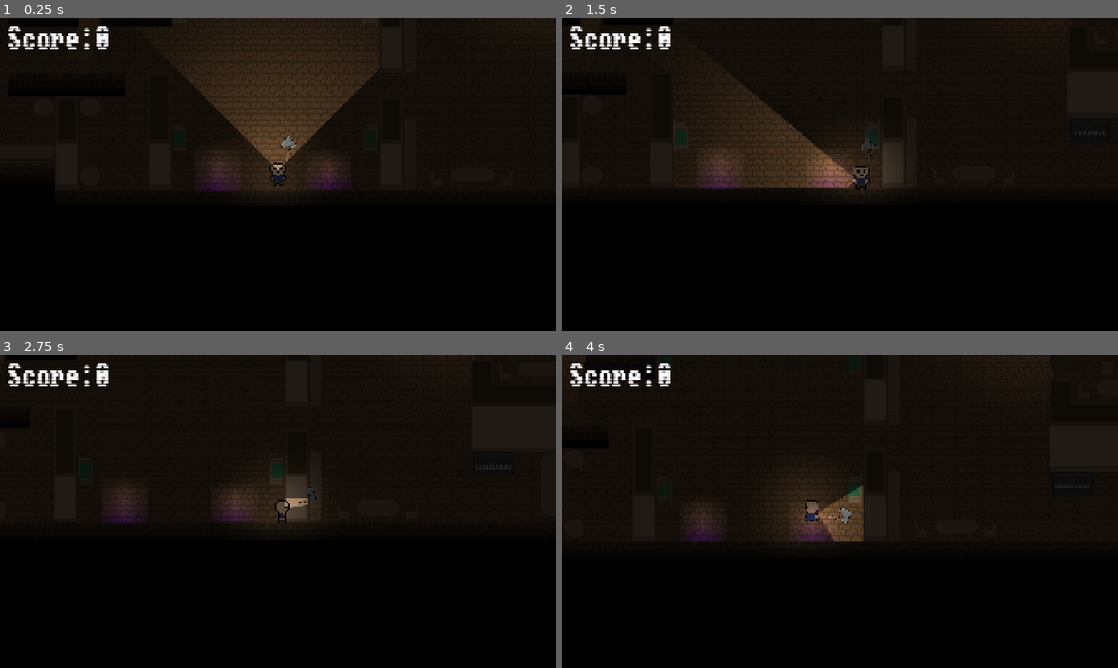
Above: before the commit, frames 1-4 (two rows, left to right).
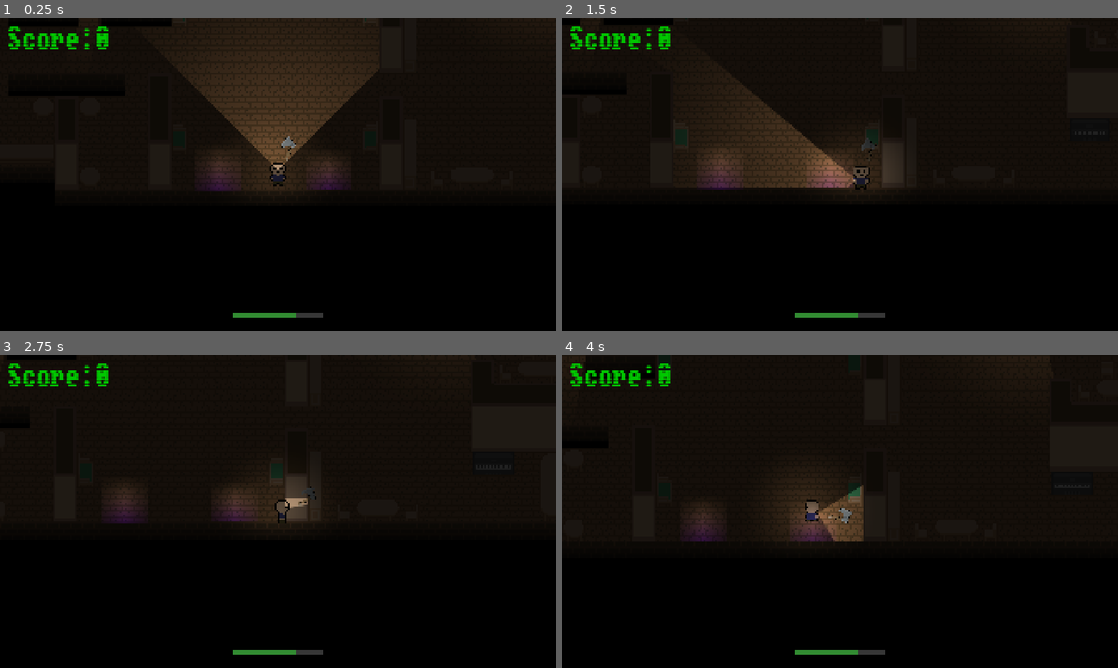
Above: after the commit, the same moments.

Repository: c-bejar/Night-of-the-Black-Spirits
Game: Godot game, scene res://Areas/House/house.tscn
Two runs of this game, one before a commit and one after it. Both use one fixed random seed, a clock stepped at 60 frames per second and the inputs below.
Inputs (mouse positions are in pixels of both pictures, inside the frame that each line leads up to):
- Up to frame 1 (0.25 s): no input
- Up to frame 2 (1.5 s): tap Enter at 0.5 s; move the mouse to (962, 158) at 0.52 s; hold D (move_right) 0.53-1.28 s; click (962, 158) at 0.6 s; move the mouse to (728, 190) at 1.27 s; hold S (move_down) from 1.28 s (still down); click (728, 190) at 1.35 s
- Up to frame 3 (2.75 s): move the mouse to (333, 442) at 2.02 s; release S (move_down) at 2.03 s; hold D (move_right) from 2.03 s (still down); click (333, 442) at 2.1 s
- Up to frame 4 (4 s): move the mouse to (812, 574) at 2.77 s; release D (move_right) at 2.78 s; hold W (move_up) 2.78-3.53 s; click (812, 574) at 2.85 s; move the mouse to (1006, 558) at 3.52 s; hold A (move_left) from 3.53 s (still down); click (1006, 558) at 3.6 s

The runs differ from the first frame. In frame 1, 0.9% of the frame differs, in the area x 1-59%, y 2-96%; in frame 2, 0.9%; in frame 3, 0.9%; in frame 4, 0.9%.

Commit message:
add: score sfx and health bar

Diff:
--- a/Globals/ui.tscn
+++ b/Globals/ui.tscn
@@ -1,44 +1,88 @@
-[gd_scene load_steps=7 format=3 uid="uid://of2qqr8hlr2t"]
+[gd_scene load_steps=10 format=3 uid="uid://of2qqr8hlr2t"]
 
 [ext_resource type="FontFile" uid="uid://dyqvbju0fm2sm" path="res://Fonts/Workbench-Regular-VariableFont_BLED,SCAN.ttf" id="1_1sxe1"]
 [ext_resource type="AudioStream" uid="uid://dqurm7xsc18tw" path="res://Sounds/Ambience.wav" id="1_qiwnj"]
 [ext_resource type="Script" uid="uid://c77a6fjygpaj5" path="res://Globals/ui.gd" id="1_vat5q"]
 [ext_resource type="AudioStream" uid="uid://cadxp4qwcgd5f" path="res://Sounds/menu.wav" id="2_pougl"]
 [ext_resource type="AudioStream" uid="uid://cmh6wk4vkgv4a" path="res://Sounds/end.wav" id="3_3nl8e"]
+[ext_resource type="AudioStream" uid="uid://1u226ayajtxp" path="res://Sounds/score.wav" id="6_3kf0s"]
 
 [sub_resource type="LabelSettings" id="LabelSettings_vat5q"]
 font = ExtResource("1_1sxe1")
 font_size = 100
 
+[sub_resource type="StyleBoxFlat" id="StyleBoxFlat_3kf0s"]
+bg_color = Color(0.21374327, 0.21374327, 0.21374324, 1)
+
+[sub_resource type="StyleBoxFlat" id="StyleBoxFlat_yt8tb"]
+bg_color = Color(0.19607843, 0.54901963, 0.19607843, 1)
+
 [node name="UI" type="CanvasLayer"]
 script = ExtResource("1_vat5q")
 
-[node name="ScoreContainer" type="Control" parent="."]
+[node name="GameUI" type="Control" parent="."]
 layout_mode = 3
+anchors_preset = 15
+anchor_right = 1.0
+anchor_bottom = 1.0
+grow_horizontal = 2
+grow_vertical = 2
+
+[node name="ScoreContainer" type="Control" parent="GameUI"]
+layout_mode = 1
 anchors_preset = 0
-offset_right = 40.0
-offset_bottom = 40.0
 
-[node name="MarginContainer" type="MarginContainer" parent="ScoreContainer"]
+[node name="MarginContainer" type="MarginContainer" parent="GameUI/ScoreContainer"]
 layout_mode = 0
 offset_right = 40.0
 offset_bottom = 40.0
 theme_override_constants/margin_left = 25
 theme_override_constants/margin_top = 25
 
-[node name="HBoxContainer" type="HBoxContainer" parent="ScoreContainer/MarginContainer"]
+[node name="HBoxContainer" type="HBoxContainer" parent="GameUI/ScoreContainer/MarginContainer"]
+unique_name_in_owner = true
+modulate = Color(0, 0.78431374, 0, 1)
 layout_mode = 2
 
-[node name="ScoreText" type="Label" parent="ScoreContainer/MarginContainer/HBoxContainer"]
+[node name="ScoreText" type="Label" parent="GameUI/ScoreContainer/MarginContainer/HBoxContainer"]
 layout_mode = 2
 text = "Score:"
 label_settings = SubResource("LabelSettings_vat5q")
 
-[node name="ScoreBox" type="Label" parent="ScoreContainer/MarginContainer/HBoxContainer"]
+[node name="ScoreBox" type="Label" parent="GameUI/ScoreContainer/MarginContainer/HBoxContainer"]
 unique_name_in_owner = true
 layout_mode = 2
 text = "500"
 label_settings = SubResource("LabelSettings_vat5q")
+
+[node name="HealthContainer" type="Control" parent="GameUI"]
+layout_mode = 1
+anchor_left = 0.4
+anchor_top = 0.9
+anchor_right = 0.6
+anchor_bottom = 1.0
+grow_horizontal = 2
+grow_vertical = 0
+
+[node name="MarginContainer" type="MarginContainer" parent="GameUI/HealthContainer"]
+layout_mode = 1
+anchors_preset = -1
+anchor_left = 0.1
+anchor_top = 0.4
+anchor_right = 0.9
+anchor_bottom = 0.6
+grow_horizontal = 2
+grow_vertical = 2
+
+[node name="ProgressBar" type="ProgressBar" parent="GameUI/HealthContainer/MarginContainer"]
+unique_name_in_owner = true
+layout_mode = 2
+size_flags_vertical = 1
+theme_override_styles/background = SubResource("StyleBoxFlat_3kf0s")
+theme_override_styles/fill = SubResource("StyleBoxFlat_yt8tb")
+max_value = 10.0
+value = 7.0
+show_percentage = false
 
 [node name="Audio" type="Node" parent="."]
 
@@ -55,3 +99,7 @@
 stream = ExtResource("3_3nl8e")
 volume_db = -80.0
 autoplay = true
+
+[node name="ScoreUp" type="AudioStreamPlayer" parent="Audio"]
+stream = ExtResource("6_3kf0s")
+volume_db = -10.0
